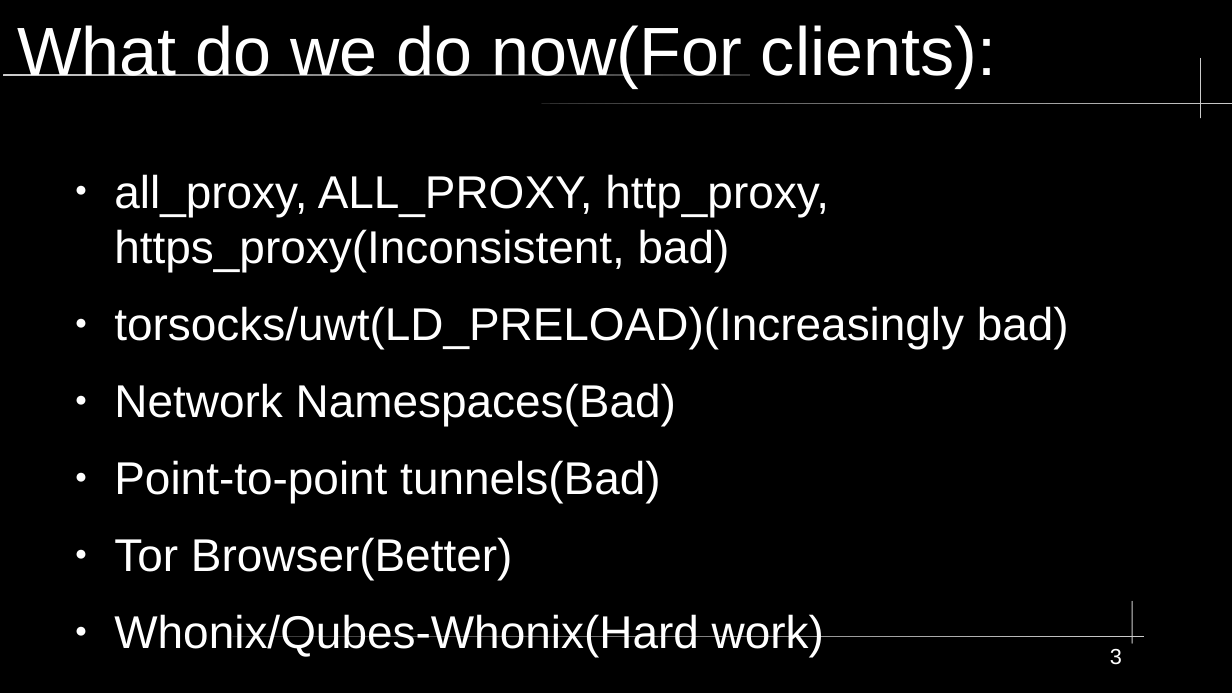
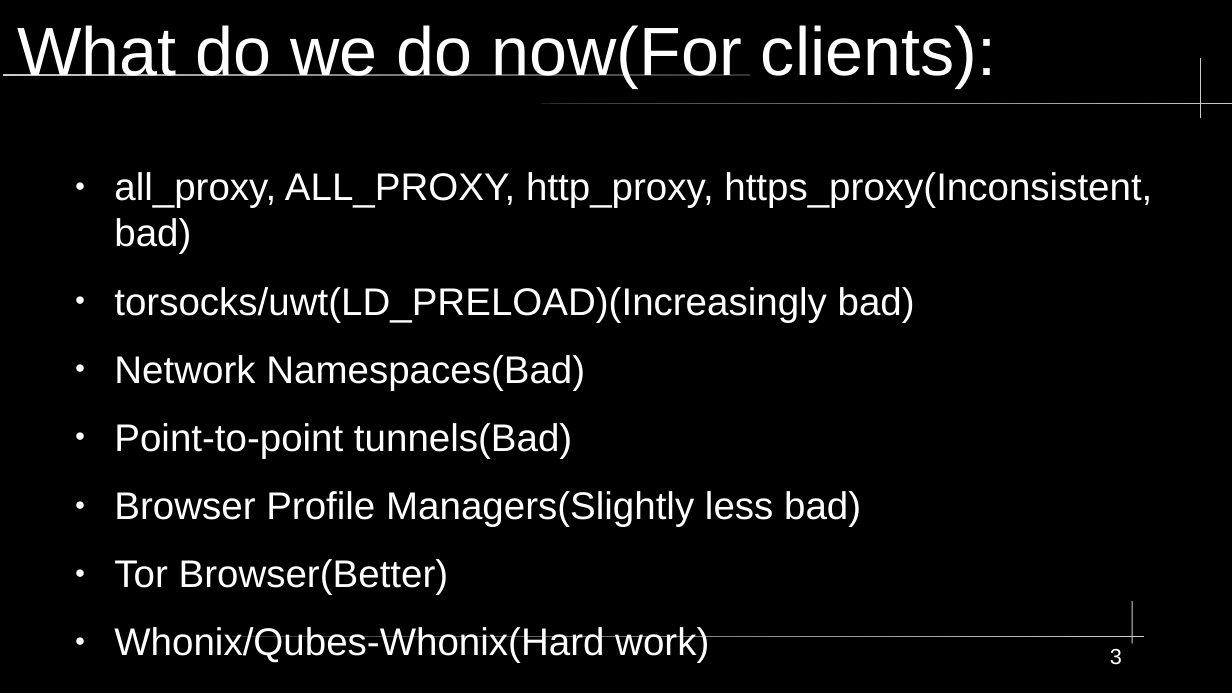
Before and after one commit to eyedeekay/38C3, a slide deck: slide 3 of CCC-Presentation.odp. Drawn at 1232x693 pixels with LibreOffice and Linux fonts; fonts in the diff are those of the drawing. Boxes give left, top, right and bottom in pixels: in the first picture for what was removed or moved away, otherwise in the second. Text is boxed around its words. In the diff, an @@ line names an element or a change of style, - is before the commit and + after.

```diff
--- a/CCC-Presentation.odp
+++ b/CCC-Presentation.odp
@@ text at (114, 172, 1152, 663): size 29.6 to 24.8 pt in "all_proxy, ALL_PROXY, http_proxy, https_proxy(Inconsistent,  ...", "torsocks/uwt(LD_PRELOAD)(Increasingly bad)", "Network Namespaces(Bad)", "Point-to-point tunnels(Bad)" and 2 more places @@
@@ text at (114, 491, 861, 527): paragraph added @@
+● Browser Profile Managers(Slightly less bad)
```
Also in this commit, not shown: 2 other slides changed.
